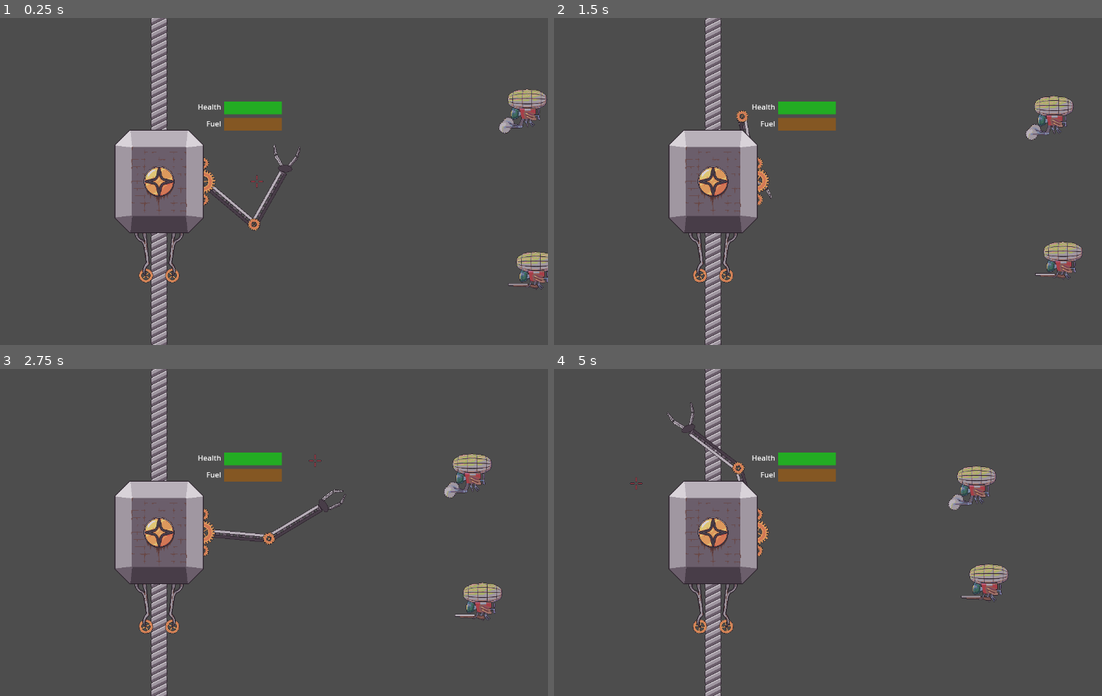
Above: before the commit, frames 1-4 (two rows, left to right).
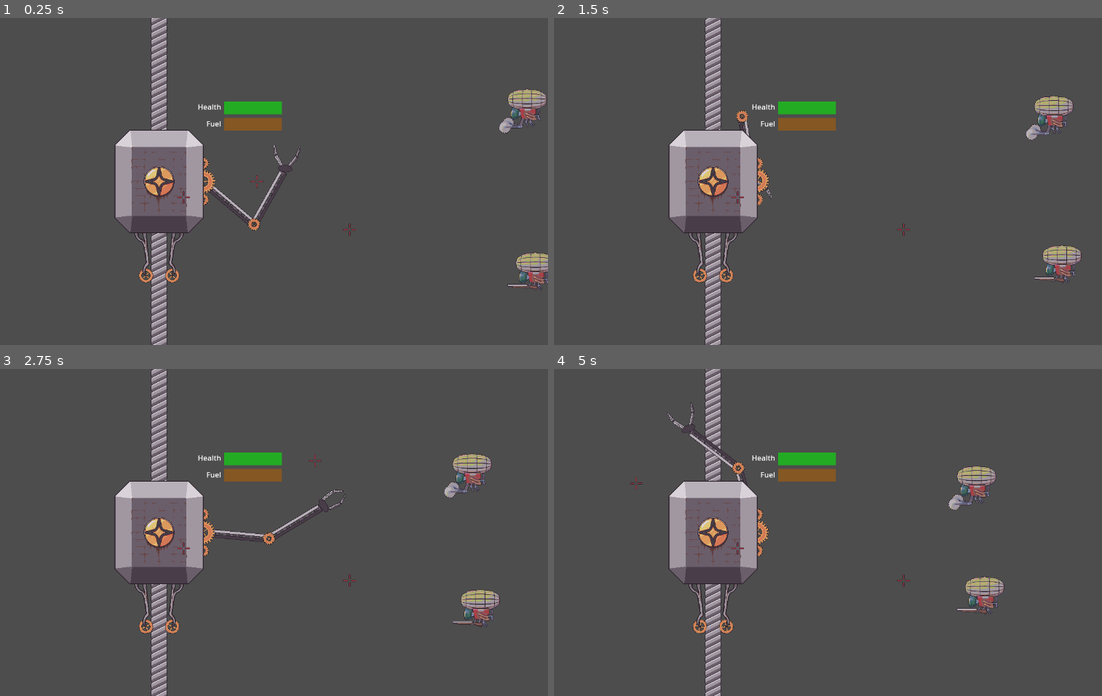
Above: after the commit, the same moments.

Repository: Popcornmotte/elevatorpitch
Game: Godot game, scene res://Scenes/World/test_scenes.tscn
Same seed, same stepped clock (60 frames per second), same inputs: the game is played once before the commit and once after it.
Inputs (mouse positions are in pixels of both pictures, inside the frame that each line leads up to):
- Up to frame 1 (0.25 s): no input
- Up to frame 2 (1.5 s): move the mouse to (937, 165) at 0.52 s; press the mouse at (937, 165) at 0.53 s; move the mouse to (696, 197) at 1.27 s; release the mouse at (696, 197) at 1.28 s; tap W (W) at 1.35 s
- Up to frame 3 (2.75 s): move the mouse to (317, 460) at 2.02 s; press the mouse at (317, 460) at 2.03 s
- Up to frame 4 (5 s): move the mouse to (784, 597) at 2.77 s; release the mouse at (784, 597) at 2.78 s; tap W (W) at 2.85, 4.35 s; move the mouse to (986, 581) at 3.52 s; press the mouse at (986, 581) at 3.53 s; move the mouse to (636, 483) at 4.27 s; release the mouse at (636, 483) at 4.28 s

The runs differ from the first frame. In frame 1, 0.4% of the frame differs, in the area x 32-100%, y 52-84%; in frame 2, 0.6%; in frame 3, 0.7%; in frame 4, 0.9%, in the area x 32-84%, y 52-76%.

Commit message:
fix ranged enemy targeting and debug marger instantiation

Diff:
--- a/Scripts/Enemies/genericMinion.gd
+++ b/Scripts/Enemies/genericMinion.gd
@@ -15,6 +15,8 @@
 var reload = 0.0
 var target : Vector2
 
+var dbm
+
 # Called when the node enters the scene tree for the first time.
 func _ready():
 	chooseTarget()
@@ -23,13 +25,9 @@
 func chooseTarget():
 	if rangedBehavior:
 		target = global_position.direction_to(Global.elevator.global_position).normalized()
-		target = target * global_position.distance_to(target)/2
+		target = global_position + target * global_position.distance_to(Global.elevator.global_position)/2
 	else:
 		target = Global.elevator.global_position + Vector2(randi_range(-90,90),randi_range(-90,90))
-	var debugmarker = load("res://Scenes/UI/debug_marker.tscn")
-	var dbm = debugmarker.instantiate()
-	get_parent().add_child(dbm)
-	dbm.global_position = target
 #called by the claw when grabbed. Will effectivly destory this minion
 #so it can be used as a throwable
 func grab(clawA):
@@ -66,6 +64,11 @@
 
 # Called every frame. 'delta' is the elapsed time since the previous frame.
 func _process(delta):
+	if(dbm == null):
+		var debugmarker = load("res://Scenes/UI/debug_marker.tscn")
+		dbm = debugmarker.instantiate()
+		get_parent().add_child(dbm)
+		dbm.global_position = target
 	if(reload>0):reload-=delta
 	move(delta)
 	if rangedBehavior:
